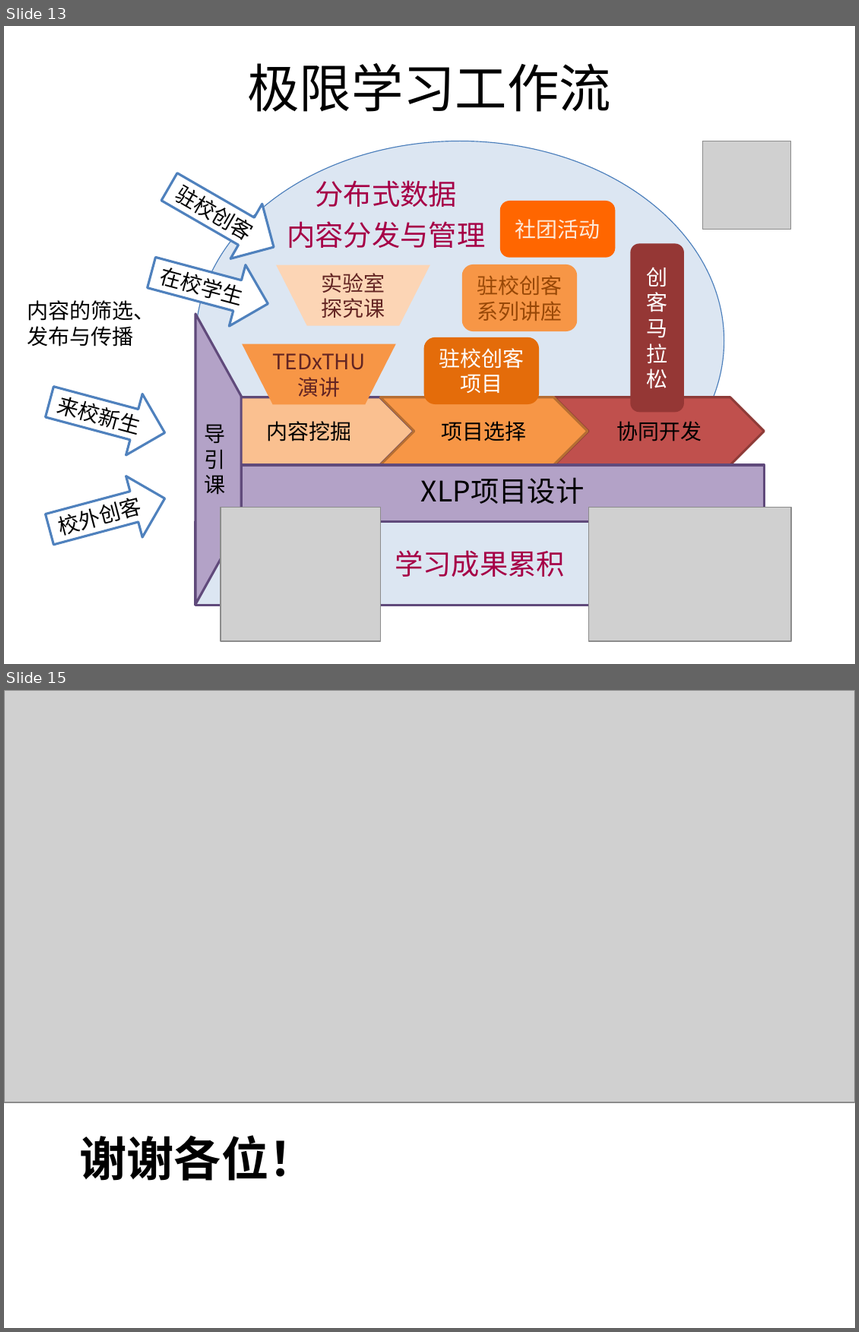
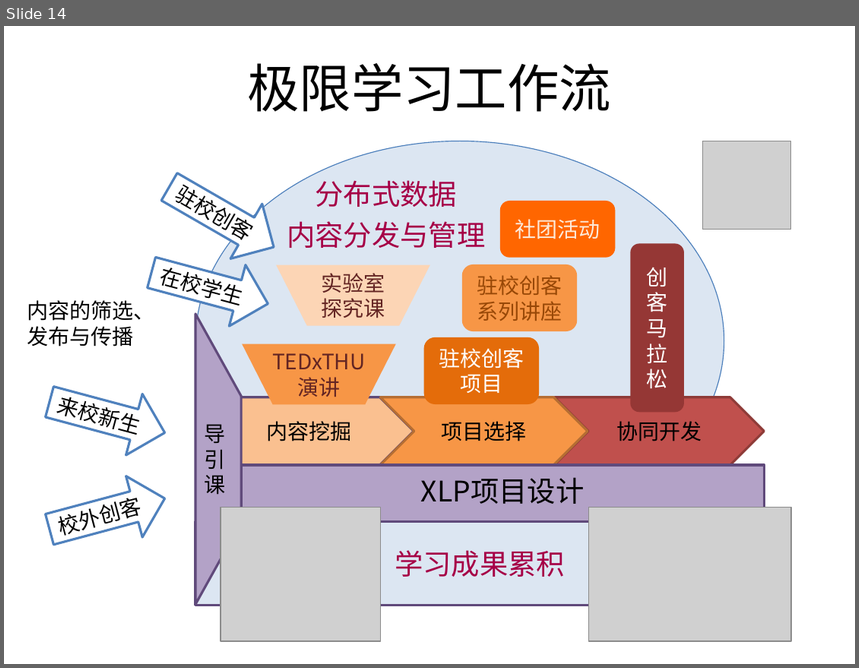
Before and after one commit to woodyme/2014JanXLP, a slide deck: 课程方案/XLP_WorkFLow_CHN.pptx. Shown one above the other, each under a label of ours: slides 13 and 15 before the commit, slide 14 after it; the slides between them are not shown. The pictures are 859x1332 and 859x668 pixels, drawn with LibreOffice and Linux fonts; fonts in the diff are those of the drawing; grey boxes stand for pictures. Boxes give left, top, right and bottom in pixels: in the first picture for what was removed or moved away, otherwise in the second. Text is boxed around its words. In the diff, an @@ line names an element or a change of style, - is before the commit and + after.

```diff
--- a/课程方案/XLP_WorkFLow_CHN.pptx
+++ b/课程方案/XLP_WorkFLow_CHN.pptx
@@ slide 15 removed at (4,690,855,1328), background #FFFFFF @@
@@ picture removed at (4,690,855,1103) @@
@@ title removed at (80,1135,316,1181) @@
-谢谢各位！
@@ what was slide 13 is now slide 14 @@
```
Also in this commit, not shown: 5 slides changed.
